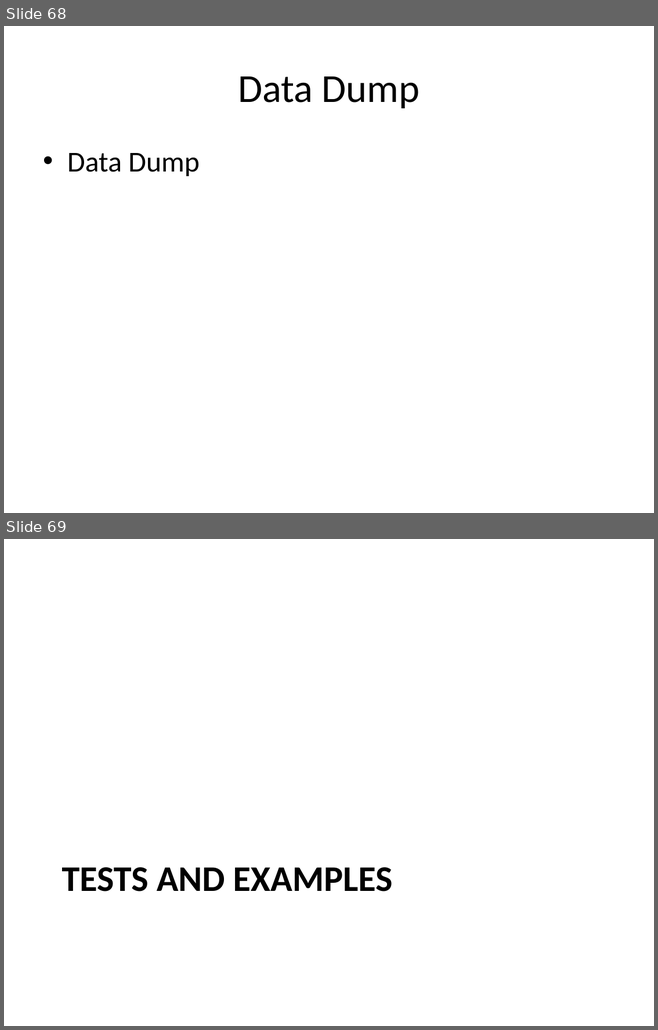
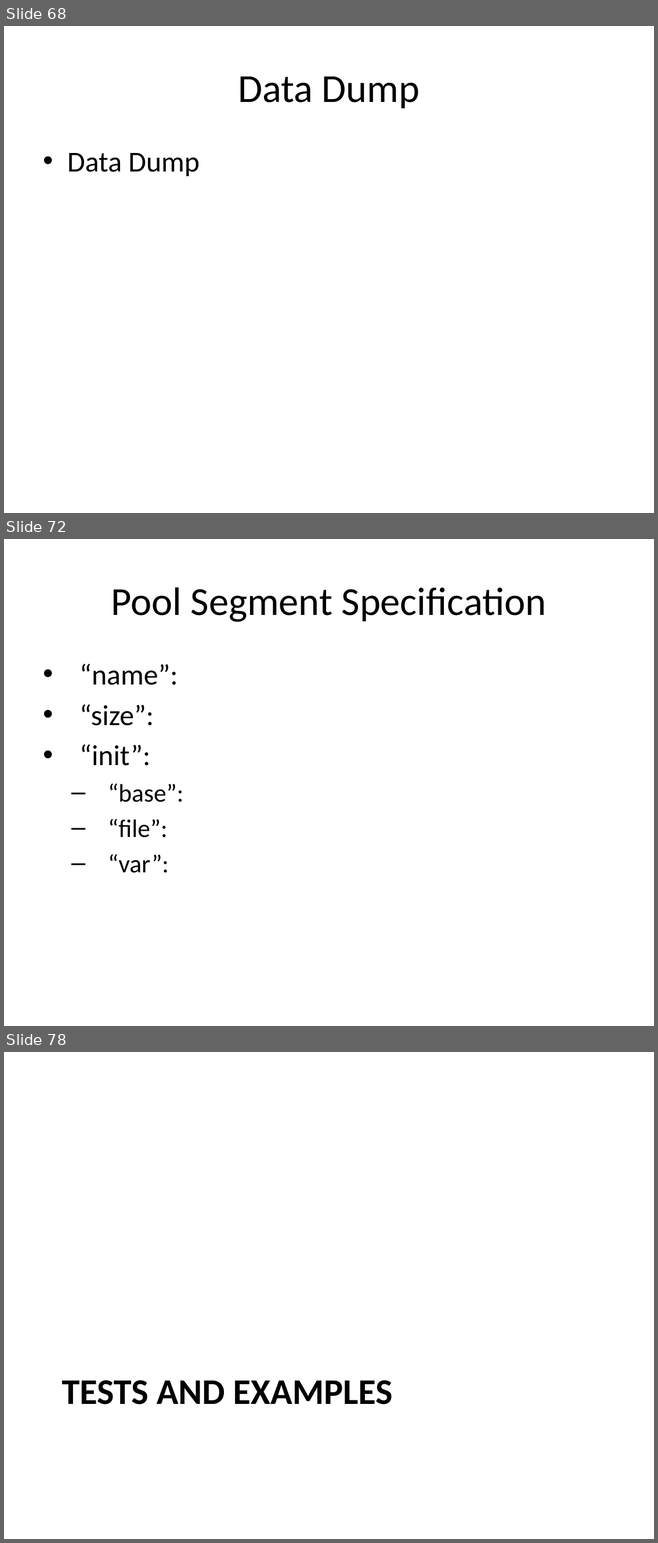
Before and after one commit to timurkelin/simsimd, a slide deck: doc/simsimd.pptx. Shown one above the other, each under a label of ours: slides 68 and 69 before the commit, slides 68, 72 and 78 after it; the slides between them are not shown. The pictures are 658x1030 and 658x1543 pixels, drawn with LibreOffice and Linux fonts; fonts in the diff are those of the drawing; background and template pictures are left out. Boxes give left, top, right and bottom in pixels: in the first picture for what was removed or moved away, otherwise in the second. Text is boxed around its words. In the diff, an @@ line names an element or a change of style, - is before the commit and + after.

```diff
--- a/doc/simsimd.pptx
+++ b/doc/simsimd.pptx
@@ slide 72 added at box(4, 539, 654, 1026), background #FFFFFF @@
@@ title added at box(111, 587, 546, 622), 44 pt, text #000000 @@
+Pool Segment Specification
@@ text added at box(79, 664, 183, 873), 32 pt, text #000000 @@
+• “name”:
+• “size”:
+• “init”:
+  – “base”:
+  – “file”:
+  – “var”:
@@ what was slide 69 is now slide 78 @@
```
Also in this commit, not shown: 1 slide changed, 8 other slides added.
